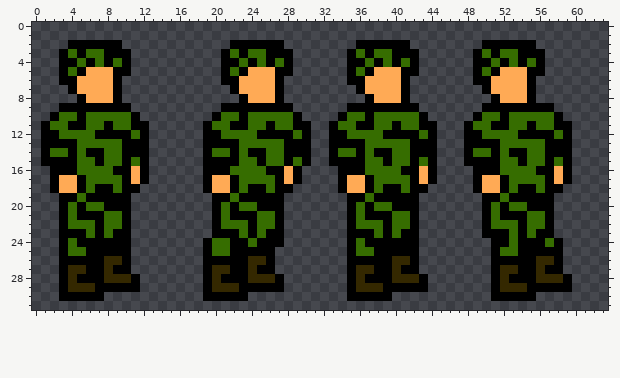
One commit to this pixel-art sprite: Lemmings/assets/soldier-fly.png. This is how it looked before the edit.
The file is 64x32 pixels.
After the commit:
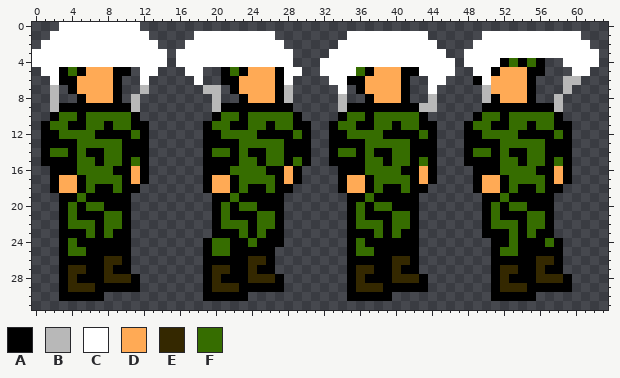
Palette (. is transparent): A #000000  B #b8b8b8  C #ffffff  D #ffaa55  E #342800  F #366d00
From old to new:
@@ x 0..63 @@
- 0 ................................................................
- 1 ................................................................
- 2 ....AAAAAA............AAAAAA........AAAAAA........AAAAAA........
- 3 ...AFAFFAAA..........AFAFFAAA......AFAFFAAA......AFAFFAAA.......
- 4 ...AAFAFAFA..........AAFAFAFA......AAFAFAFA......AAFAFAFA.......
- 5 ...AFADDDAA..........AFADDDAA......AFADDDAA......AFADDDAA.......
- 6 ...AADDDDA...........AADDDDA.......AADDDDA.......AADDDDA........
- 7 ....ADDDDA............ADDDDA........ADDDDA........ADDDDA........
- 8 .....ADDDA.............ADDDA.........ADDDA.........ADDDA........
- 9 ...AAAAAAAA..........AAAAAAAA......AAAAAAAA.......AAAAAAAA......
+ 0 ...CCCCCCCCC....................................................
+ 1 ..CCCCCCCCCCC.....CCCCCCCCC........CCCCCCCCC......CCCCCCCCCCC...
+ 2 .CCCCCCCCCCCCC...CCCCCCCCCCC......CCCCCCCCCCC....CCCCCCCCCCCCC..
+ 3 CCCCCCCCCCCCCCC.CCCCCCCCCCCCC....CCCCCCCCCCCCC..CCCCCCCCCCCCCCC.
+ 4 CCCCCCCCCCCCCCC.CCCCCCCCCCCCC...CCCCCCCCCCCCCCC.CCCCAFAFA..CCCC.
+ 5 .CCAFADDDAA.CC...CC..AFADDDACC..CCCCFADDDAACCCC..CCADDDAA...CC..
+ 6 ..CAADDDDA..C.....C..AADDDDAC....CCAADDDDA..CC...ACDDDDA...BB...
+ 7 ..B.ADDDDA..B......BB.ADDDDAB.....C.ADDDDA..C.....BDDDDA...B....
+ 8 ..B..ADDDA.B........B..ADDDAB.....B..ADDDA..B.....BADDDA..B.....
+ 9 ..BAAAAAAAAB........BAAAAAAAA.....BAAAAAAAABB.....AAAAAAAAB.....
 10 ..AFFAFFFFFA........AFFAFFFFFA....AFFAFFFFFA.....AFFAFFFFFA.....
Where, in picture pixels (left, top, right, bottom), the same in both pictures:
changed: (32, 22, 599, 112)
